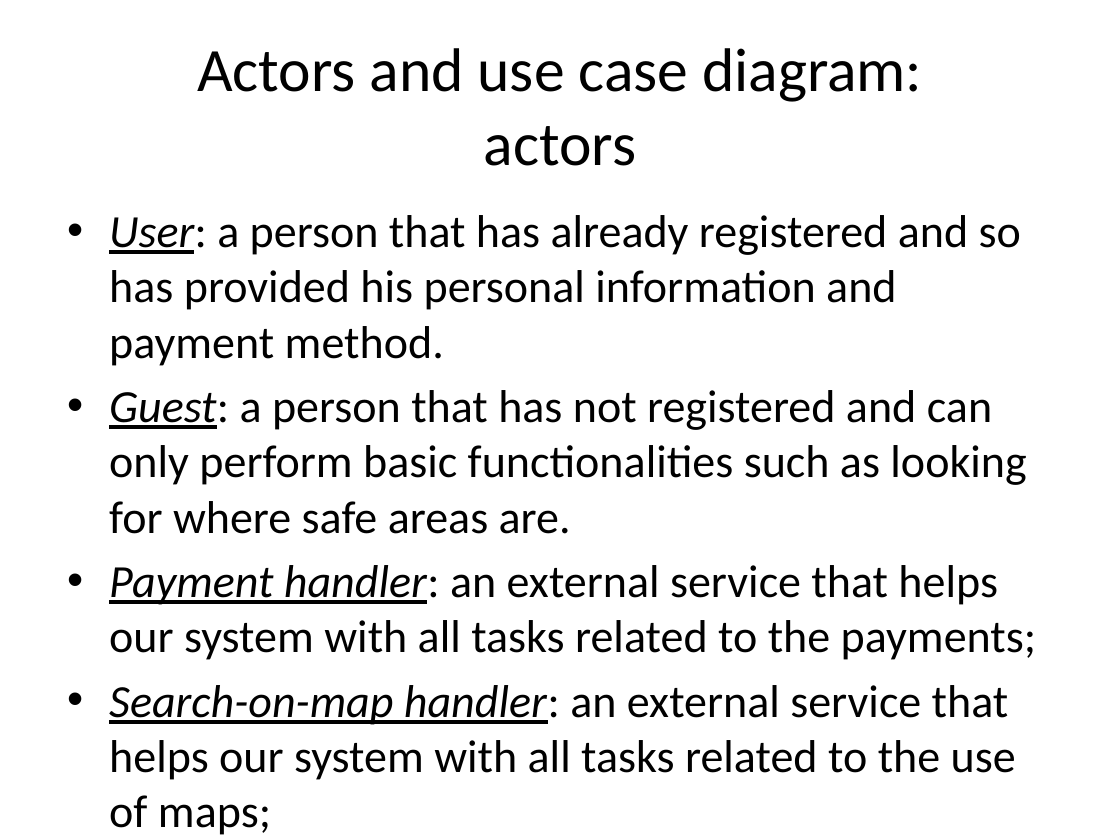
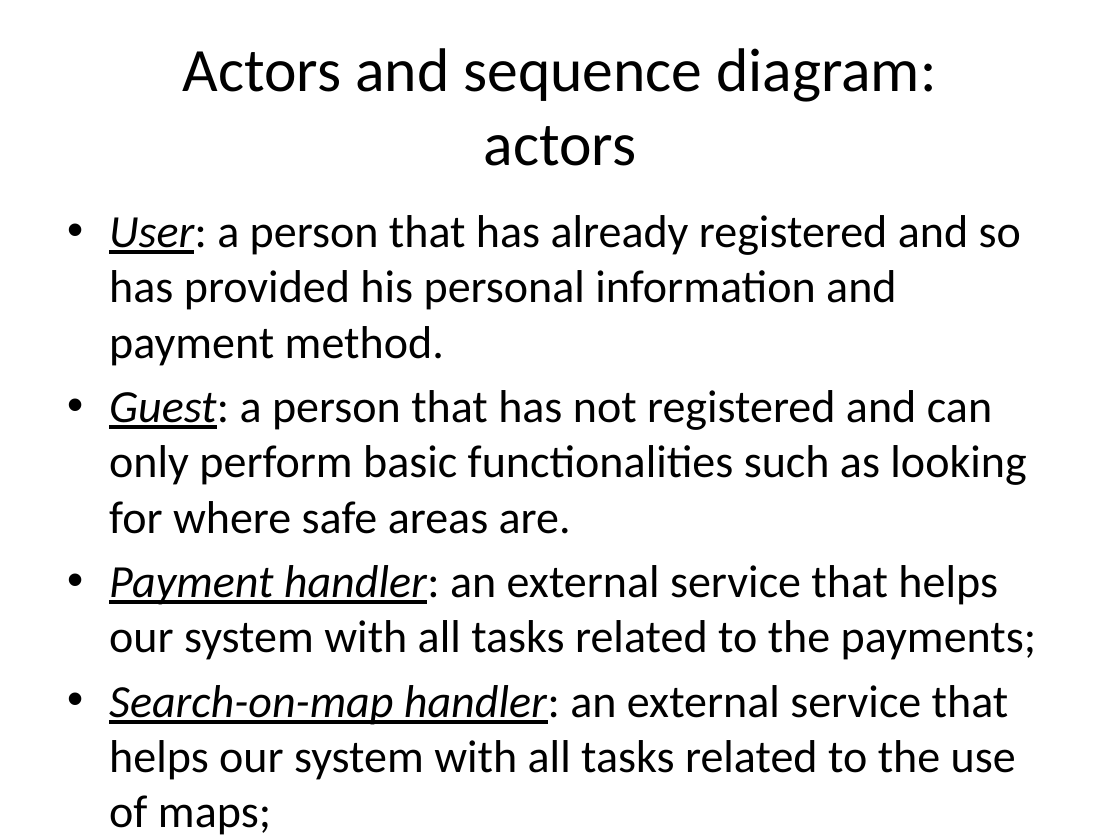
Before and after one commit to cattaneo-riccardo/PowerEnjoy, a slide deck: slide 15 of RASD/presentation/RASD_presentation.pptx. Drawn at 1120x840 pixels with LibreOffice and Linux fonts; fonts in the diff are those of the drawing. Boxes give left, top, right and bottom in pixels: in the first picture for what was removed or moved away, otherwise in the second. Text is boxed around its words. In the diff, an @@ line names an element or a change of style, - is before the commit and + after.

```diff
--- a/RASD/presentation/RASD_presentation.pptx
+++ b/RASD/presentation/RASD_presentation.pptx
@@ title at (183, 48, 936, 166): text changed @@
-Actors and use case diagram:
-actors
+Actors and sequence diagram:
+actors
```
Also in this commit, not shown: 8 other slides changed, 1 other file.
